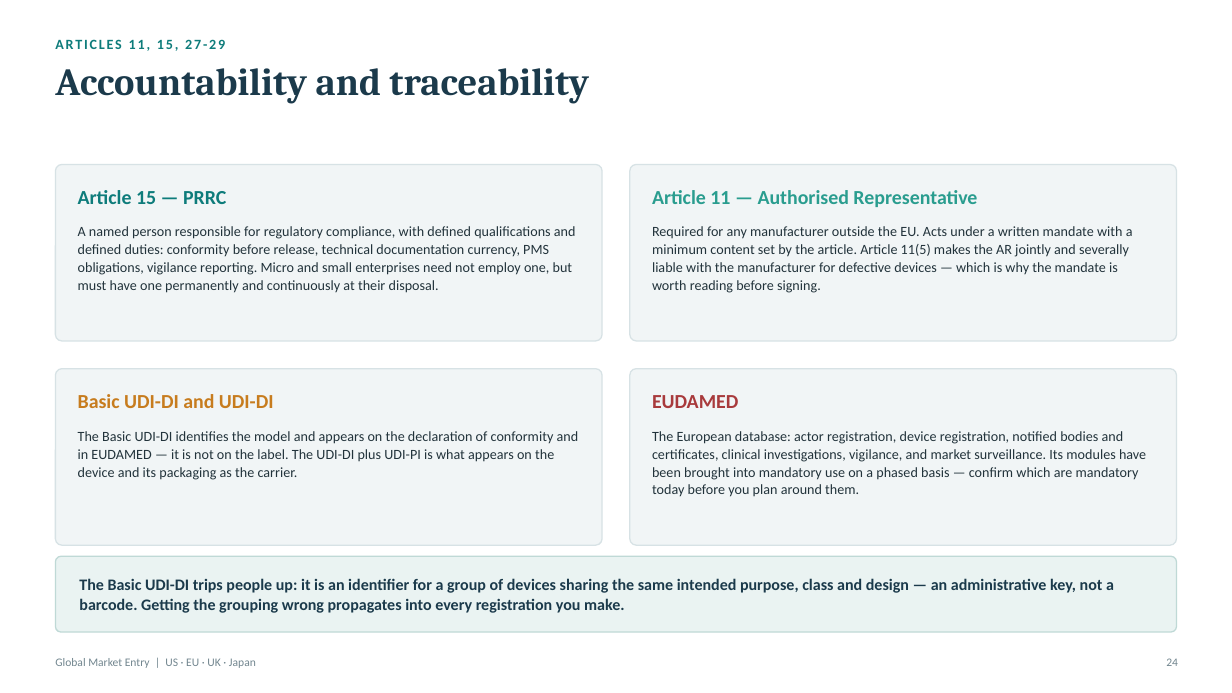
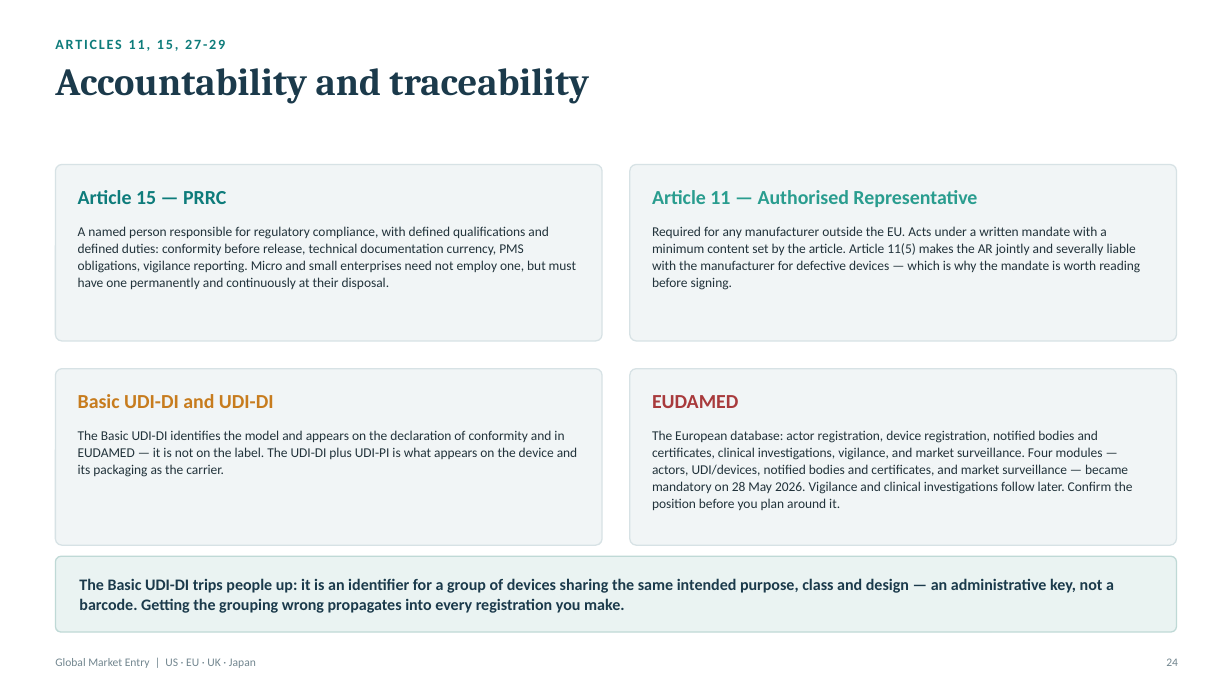
Before and after one commit to Jordantelder/my-website, a slide deck: slide 24 of seminars/global-market-entry/Global_Market_Entry_Seminar.pptx. Drawn at 1232x693 pixels with LibreOffice and Linux fonts; fonts in the diff are those of the drawing. Boxes give left, top, right and bottom in pixels: in the first picture for what was removed or moved away, otherwise in the second. Text is boxed around its words. In the diff, an @@ line names an element or a change of style, - is before the commit and + after.

```diff
--- a/seminars/global-market-entry/Global_Market_Entry_Seminar.pptx
+++ b/seminars/global-market-entry/Global_Market_Entry_Seminar.pptx
@@ size 11 to 10.5 pt in 3 elements at (x1=78, y1=226, x2=576, y2=289), (x1=652, y1=226, x2=1140, y2=290), (x1=78, y1=430, x2=578, y2=477) @@
@@ text at (x1=652, y1=430, x2=1132, y2=510): text changed; size 11 to 10.5 pt @@
-The European database: actor registration, device registration, notified bodies and certificates, clinical investigations, vigilance, and market surveillance. Its modules have been brought into mandatory use on a phased basis — confirm which are mandatory today before you plan around them.
+The European database: actor registration, device registration, notified bodies and certificates, clinical investigations, vigilance, and market surveillance. Four modules — actors, UDI/devices, notified bodies and certificates, and market surveillance — became mandatory on 28 May 2026. Vigilance and clinical investigations follow later. Confirm the position before you plan around it.
```
Also in this commit, not shown: 3 other slides changed, 2 other files.
